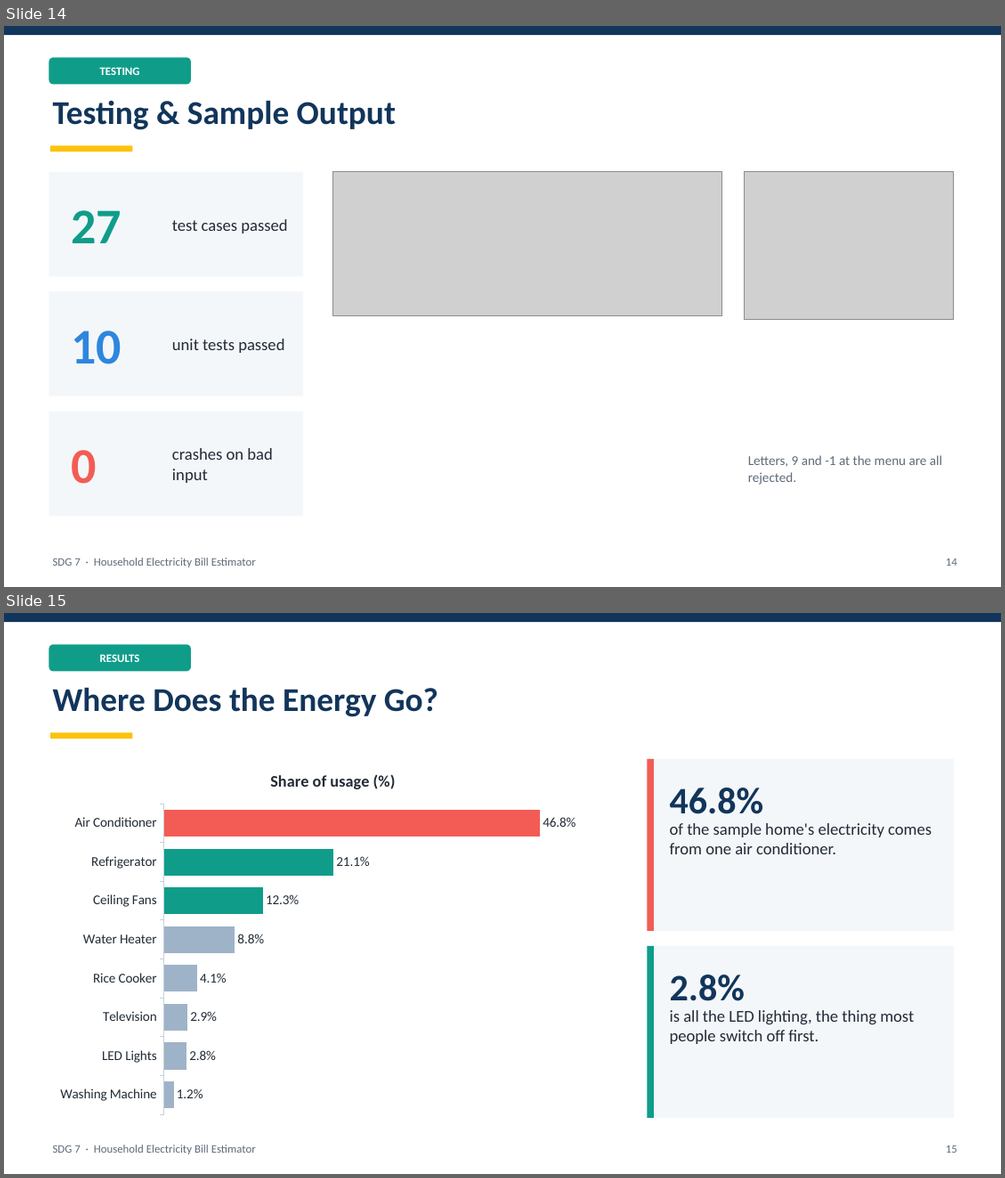
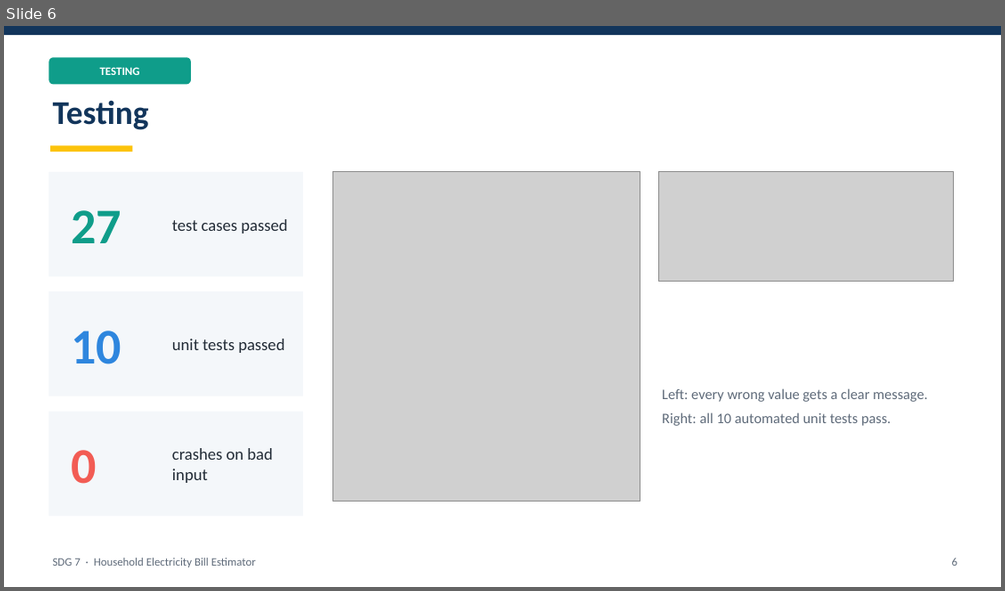
Before and after one commit to mh9d/ELT, a slide deck: docs/Slides_SDG7_Electricity_Bill_Estimator.pptx. Shown one above the other, each under a label of ours: slides 14 and 15 before the commit, slide 6 after it. The pictures are 1005x1178 and 1005x591 pixels, drawn with LibreOffice and Linux fonts; fonts in the diff are those of the drawing; grey boxes stand for pictures. Boxes give left, top, right and bottom in pixels: in the first picture for what was removed or moved away, otherwise in the second. Text is boxed around its words. In the diff, an @@ line names an element or a change of style, - is before the commit and + after.

```diff
--- a/docs/Slides_SDG7_Electricity_Bill_Estimator.pptx
+++ b/docs/Slides_SDG7_Electricity_Bill_Estimator.pptx
@@ slide 15 removed at (4,613,1001,1174), background #FFFFFF @@
@@ rectangle removed at (4,613,1001,622) @@
@@ rounded rectangle removed at (48,644,191,672) @@
-RESULTS
@@ text removed at (53,687,438,717) @@
-Where Does the Energy Go?
@@ rectangle removed at (50,732,133,738) @@
@@ bar chart removed at (48,755,617,1121) @@
-title "Share of usage (%)"
-categories: Washing Machine, LED Lights, Television, Rice Cooker, Water Heater, Ceiling Fans, Refrigerator, Air Conditioner
-Share of usage (%): 1.2, 2.8, 2.9, 4.1, 8.8, 12.3, 21.1, 46.8
@@ rectangle removed at (647,759,954,931) @@
@@ rectangle removed at (647,759,654,931) @@
@@ text removed at (670,787,764,814) @@
-46.8%
@@ text removed at (670,823,931,854) @@
-of the sample home's electricity comes from one air conditioner.
@@ rectangle removed at (647,946,954,1118) @@
@@ rectangle removed at (647,946,654,1118) @@
@@ text removed at (670,974,744,1001) @@
-2.8%
@@ text removed at (670,1010,914,1044) @@
-is all the LED lighting, the thing most people switch off first.
@@ text removed at (53,1144,256,1154) @@
-SDG 7 · Household Electricity Bill Estimator
@@ text removed at (946,1145,957,1152) @@
-15
@@ what was slide 14 is now slide 6 @@
@@ slide 6 changed as well @@
@@ text at (53,100,149,130): text changed @@
-Testing & Sample Output
+Testing
@@ picture: place and size @@
-picture at (333,172,722,315)
+picture at (333,172,639,501)
@@ picture: place and size @@
-picture at (744,172,954,320)
+picture at (658,172,954,281)
@@ text at (662,388,928,426): text changed; size 13 to 14 pt @@
-Letters, 9 and -1 at the menu are all rejected.
+Left: every wrong value gets a clear message.
+Right: all 10 automated unit tests pass.
@@ text at (952,557,957,565): text changed @@
-14
+6
```
Also in this commit, not shown: 2 other slides changed, 4 slides added, 14 other slides removed, 1 other file.
